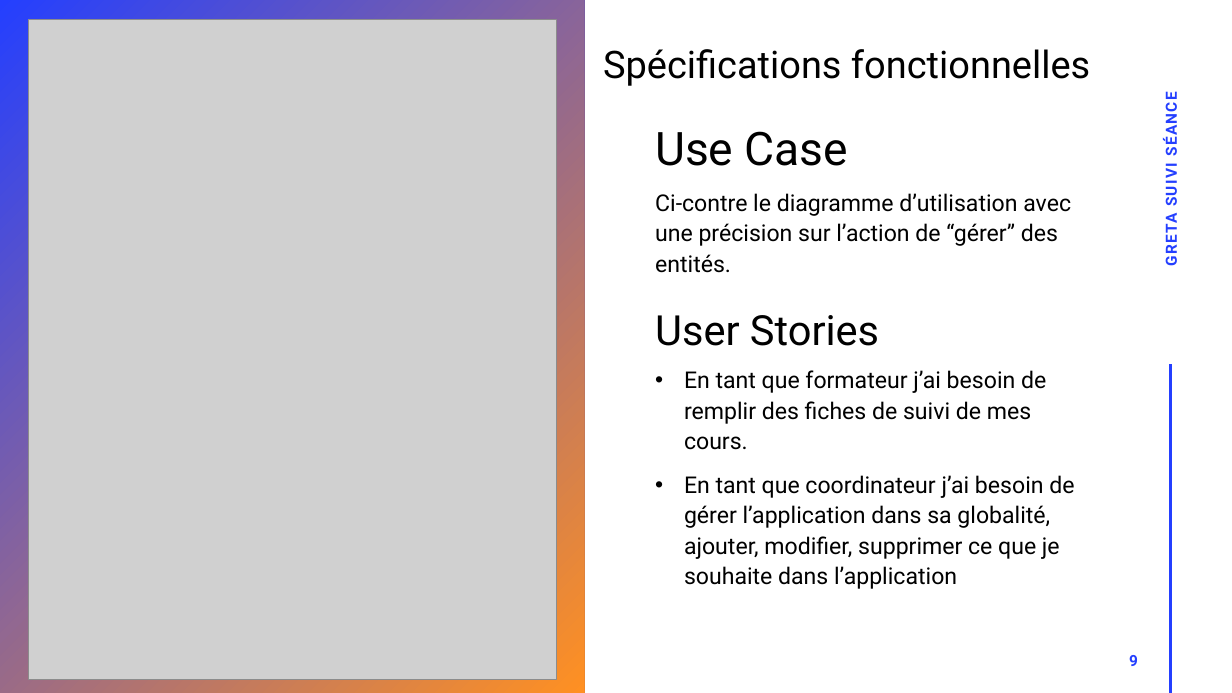
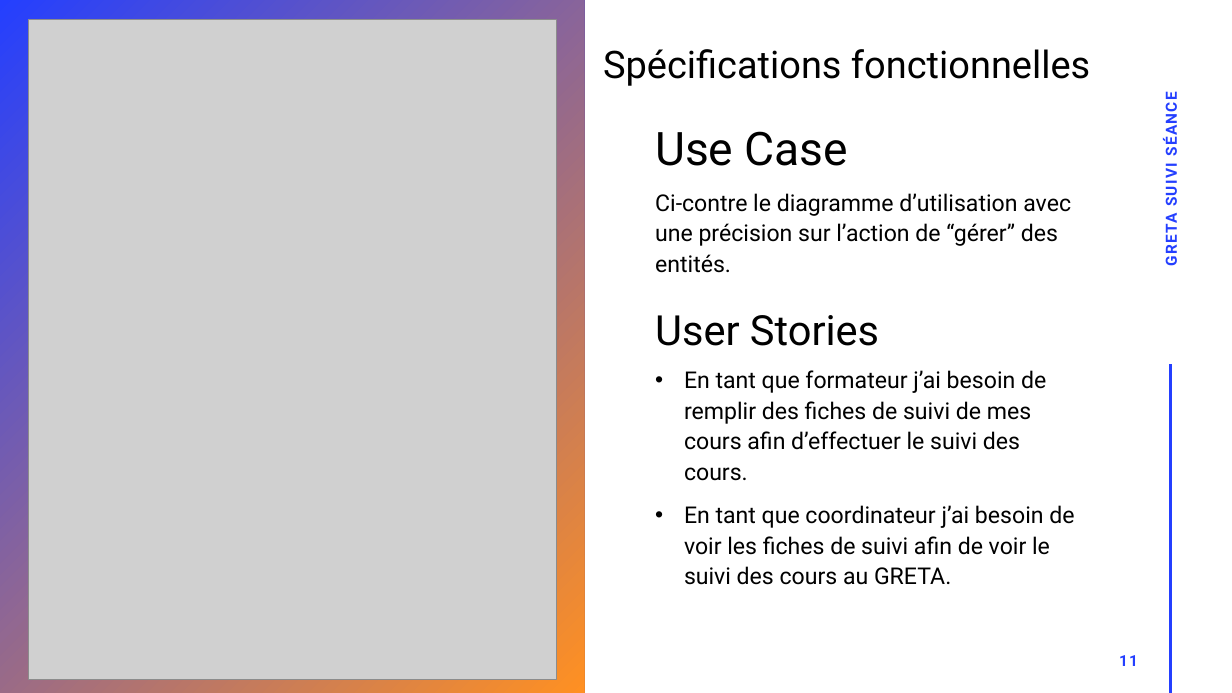
Before and after one commit to GreenHawk-99/AppGreta, a slide deck: slide 11 of doc/GRETA Suivi Séance.pptx (slide 9 before the commit). Drawn at 1232x693 pixels with LibreOffice and Linux fonts; fonts in the diff are those of the drawing; grey boxes stand for pictures. Boxes give left, top, right and bottom in pixels: in the first picture for what was removed or moved away, otherwise in the second. Text is boxed around its words. In the diff, an @@ line names an element or a change of style, - is before the commit and + after.

```diff
--- a/doc/GRETA Suivi Séance.pptx
+++ b/doc/GRETA Suivi Séance.pptx
@@ subtitle at [684, 370, 1074, 585]: text changed @@
-• En tant que formateur j’ai besoin de remplir des fiches de suivi de mes cours.
-• En tant que coordinateur j’ai besoin de gérer l’application dans sa globalité, ajouter, modifier, supprimer ce que je souhaite dans l’application
+• En tant que formateur j’ai besoin de remplir des fiches de suivi de mes cours afin d’effectuer le suivi des cours.
+• En tant que coordinateur j’ai besoin de voir les fiches de suivi afin de voir le suivi des cours au GRETA.
@@ page number at [1119, 655, 1138, 666]: text changed @@
-9
+11
```
Also in this commit, not shown: 12 other slides changed, 2 slides added, 2 slides removed, 1 other file.
